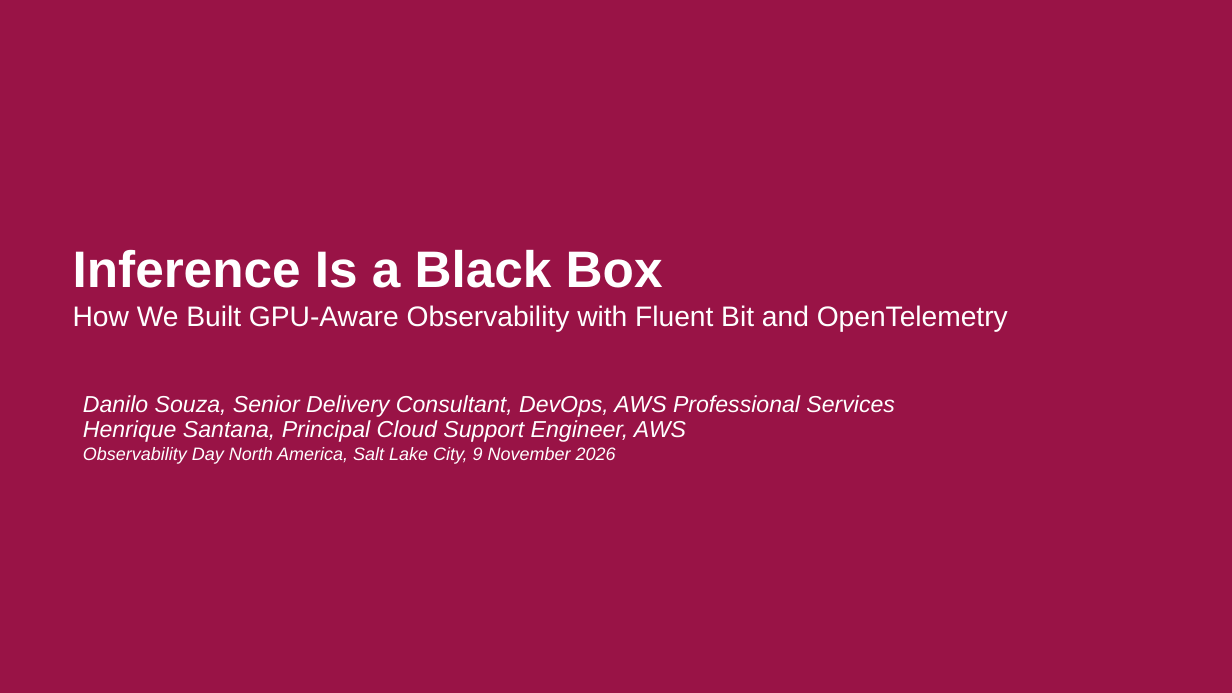
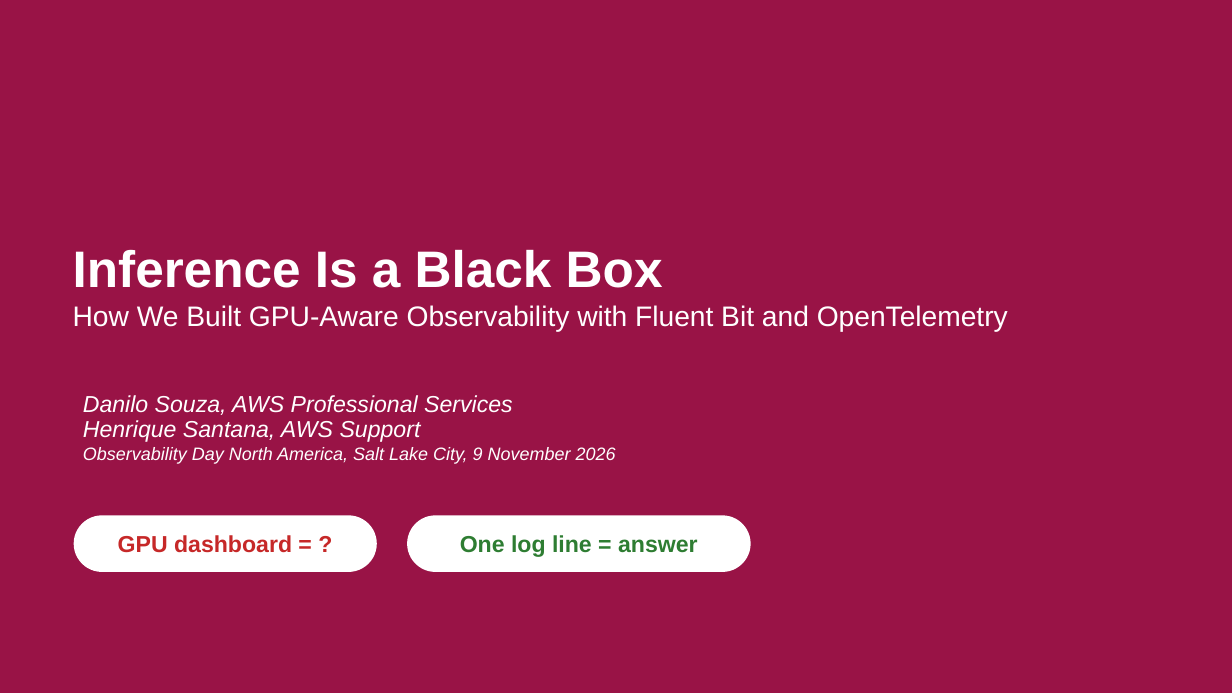
Before and after one commit to danilosilvase/gpu-observability-kubecon-na-2026, a slide deck: slide 2 of deck/kubecon-na-2026-v4.pptx. Drawn at 1232x693 pixels with LibreOffice and Linux fonts; fonts in the diff are those of the drawing; background and template pictures are left out. Boxes give left, top, right and bottom in pixels: in the first picture for what was removed or moved away, otherwise in the second. Text is boxed around its words. In the diff, an @@ line names an element or a change of style, - is before the commit and + after.

```diff
--- a/deck/kubecon-na-2026-v4.pptx
+++ b/deck/kubecon-na-2026-v4.pptx
@@ text at [83,395,513,442]: text changed @@
-Danilo Souza, Senior Delivery Consultant, DevOps, AWS Professional Services
-Henrique Santana, Principal Cloud Support Engineer, AWS
+Danilo Souza, AWS Professional Services
+Henrique Santana, AWS Support
@@ rounded rectangle added at [74,516,377,572], fill #FFFFFF, 18 pt, text #C62828, bold @@
+GPU dashboard = ?
@@ rounded rectangle added at [408,516,751,572], fill #FFFFFF, 18 pt, text #2E7D32, bold @@
+One log line = answer
```
Also in this commit, not shown: 13 other slides changed, 3 other files.
